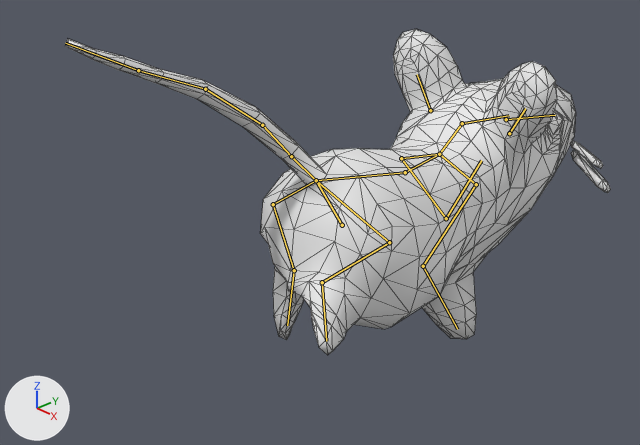
A saved change to the Blender file my_xue_run.blend.
Before and after are seen from a 50 mm lens placed at (1.043, -1.162, 0.956), pointed at (-0.057, -0.134, 0.259). The lights are fixed; the arrows at lower left show +X, +Y and +Z. The first picture is the older version. Both versions are drawn at frame 7 of the action 'Mouse.ArmatureAction'; the numbers are the values there. The bones that bend it are drawn over the model as lines. Mesh edges are drawn as thin lines.

Names of what the first picture shows: 'Mouse'.
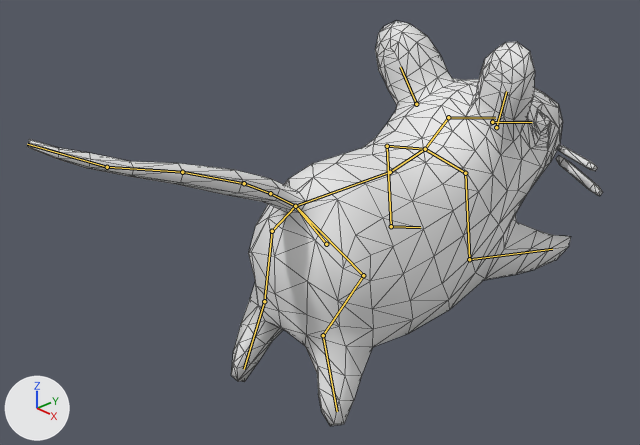
The edits, one by one:
Bone 'spine.001' (bone_spine_001) moves from (0.0, 0.0, -0.028) to (0.0, 0.0, 0.018).
Bone 'spine.001' (bone_spine_001) turns from (-4, 0, 0) to (2, 0, 0) degrees about its own x, y and z.
Bone 'tail.4' (bone_tail_4) turns from (-5, 1, 14) to (5, 0, 0) degrees about its own x, y and z.
Bone 'tail.3' (bone_tail_3) turns from (-5, 1, 12) to (5, 1, -7) degrees about its own x, y and z.
Bone 'tail.2' (bone_tail_2) turns from (-4, 0, 6) to (4, 1, -12) degrees about its own x, y and z.
Bone 'tail.1' (bone_tail_1) turns from (-3, 0, -1) to (3, 1, -14) degrees about its own x, y and z.
Bone 'tail.tip' (bone_tail_tip) turns from (-2, 0, -8) to (2, 0, -11) degrees about its own x, y and z.
Bone 'spine' (bone_spine) turns from (-3, 0, 0) to (2, 0, 0) degrees about its own x, y and z.
Bone 'torso' (bone_torso) turns from (3, 0, 0) to (-2, 0, 0) degrees about its own x, y and z.
Bone 'neck' (bone_neck) turns from (3, 0, 0) to (-2, 0, 0) degrees about its own x, y and z.
Bone 'head' (bone_head) turns from (4, 0, 0) to (-3, 0, 0) degrees about its own x, y and z.
Bone 'MoustacheBone' (bone_moustachebone) turns from (0, 0, -7) to (0, 0, 2) degrees about its own x, y and z.
Bone 'ear.R' (bone_ear_r) turns from (-12, 0, 0) to (7, 0, 0) degrees about its own x, y and z.
Bone 'ear.L' (bone_ear_l) turns from (-8, 0, 0) to (4, 0, 0) degrees about its own x, y and z.
Bone 'Bone.006' (bone_bone_006) turns from (-9, 0, 0) to (0, 0, 0) degrees about its own x, y and z.
Bone 'frontleg.upper.R' (bone_frontleg_upper_r) turns from (-32, 0, 0) to (0, 0, 0) degrees about its own x, y and z.
Bone 'frontleg.lower.R' (bone_frontleg_lower_r) turns from (9, 0, 0) to (28, 0, 0) degrees about its own x, y and z.
Bone 'Bone' (bone_bone) turns from (9, 0, 0) to (0, 0, 0) degrees about its own x, y and z.
Bone 'frontleg.upper.L' (bone_frontleg_upper_l) turns from (32, 0, 0) to (0, 0, 0) degrees about its own x, y and z.
Bone 'frontleg.lower.L' (bone_frontleg_lower_l) turns from (36, 0, 0) to (8, 0, 0) degrees about its own x, y and z.
Bone 'hip.R' (bone_hip_r) turns from (10, 0, 0) to (0, 0, 0) degrees about its own x, y and z.
Bone 'hindleg.upper.R' (bone_hindleg_upper_r) turns from (34, 0, 0) to (0, 0, 0) degrees about its own x, y and z.
Bone 'hindleg.lower.R' (bone_hindleg_lower_r) turns from (39, 0, 0) to (8, 0, 0) degrees about its own x, y and z.
Bone 'hip.L' (bone_hip_l) turns from (-10, 0, 0) to (0, 0, 0) degrees about its own x, y and z.
Bone 'hindleg.upper.L' (bone_hindleg_upper_l) turns from (-34, 0, 0) to (0, 0, 0) degrees about its own x, y and z.
Bone 'hindleg.lower.L' (bone_hindleg_lower_l) turns from (13, 0, 0) to (31, 0, 0) degrees about its own x, y and z.

Changed parts and their boxes (x1, y1, x2, y2) in the pictures (640 x 445 px):
'Mouse', posed (24% taller): before (65, 29, 610, 355); after (27, 21, 603, 426)
bone 'spine.001', root to tip: before (342, 225) to (316, 180); after (326, 244) to (295, 206)
bone 'tail.4', root to tip: before (316, 180) to (291, 156); after (295, 206) to (270, 193)
bone 'tail.3', root to tip: before (291, 156) to (262, 125); after (270, 193) to (244, 183)
bone 'tail.2', root to tip: before (262, 125) to (205, 89); after (244, 183) to (182, 172)
bone 'tail.1', root to tip: before (205, 89) to (138, 70); after (182, 172) to (107, 167)
bone 'tail.tip', root to tip: before (138, 70) to (65, 43); after (107, 167) to (27, 144)
bone 'spine', root to tip: before (316, 180) to (405, 172); after (295, 206) to (390, 172)
bone 'torso', root to tip: before (405, 172) to (439, 154); after (390, 172) to (425, 149)
bone 'neck', root to tip: before (439, 154) to (462, 123); after (425, 149) to (448, 117)
bone 'head', root to tip: before (462, 123) to (509, 115); after (448, 117) to (495, 118)
bone 'MoustacheBone', root to tip: before (506, 119) to (555, 115); after (492, 122) to (532, 122)
bone 'ear.R', root to tip: before (509, 133) to (525, 108); after (496, 127) to (506, 91)
bone 'ear.L', root to tip: before (430, 110) to (417, 74); after (416, 104) to (400, 67)
bone 'Bone.006', root to tip: before (439, 154) to (476, 184); after (425, 149) to (465, 173)
bone 'frontleg.upper.R', root to tip: before (476, 184) to (423, 266); after (465, 173) to (469, 259)
bone 'frontleg.lower.R', root to tip: before (423, 266) to (457, 329); after (469, 259) to (552, 249)
bone 'Bone', root to tip: before (439, 154) to (401, 158); after (425, 149) to (387, 146)
bone 'frontleg.upper.L', root to tip: before (401, 158) to (446, 218); after (387, 146) to (391, 226)
bone 'frontleg.lower.L', root to tip: before (446, 218) to (481, 160); after (391, 226) to (420, 227)
bone 'hip.R', root to tip: before (316, 180) to (389, 242); after (295, 206) to (363, 275)
bone 'hindleg.upper.R', root to tip: before (389, 242) to (322, 282); after (363, 275) to (323, 335)
bone 'hindleg.lower.R', root to tip: before (322, 282) to (326, 341); after (323, 335) to (337, 411)
bone 'hip.L', root to tip: before (316, 180) to (273, 204); after (295, 206) to (272, 231)
bone 'hindleg.upper.L', root to tip: before (273, 204) to (294, 270); after (272, 231) to (264, 301)
bone 'hindleg.lower.L', root to tip: before (294, 270) to (287, 325); after (264, 301) to (244, 369)
